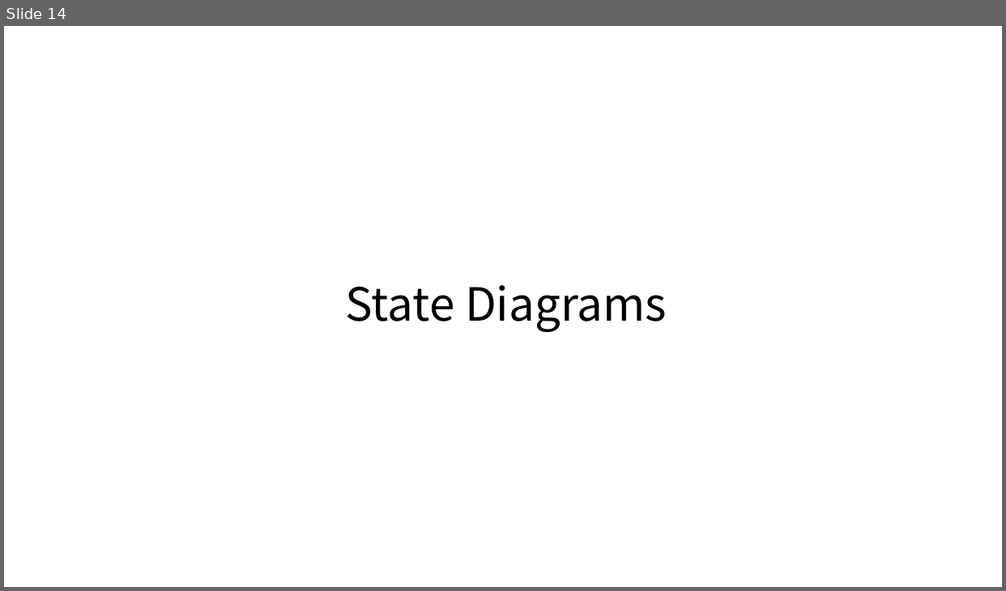
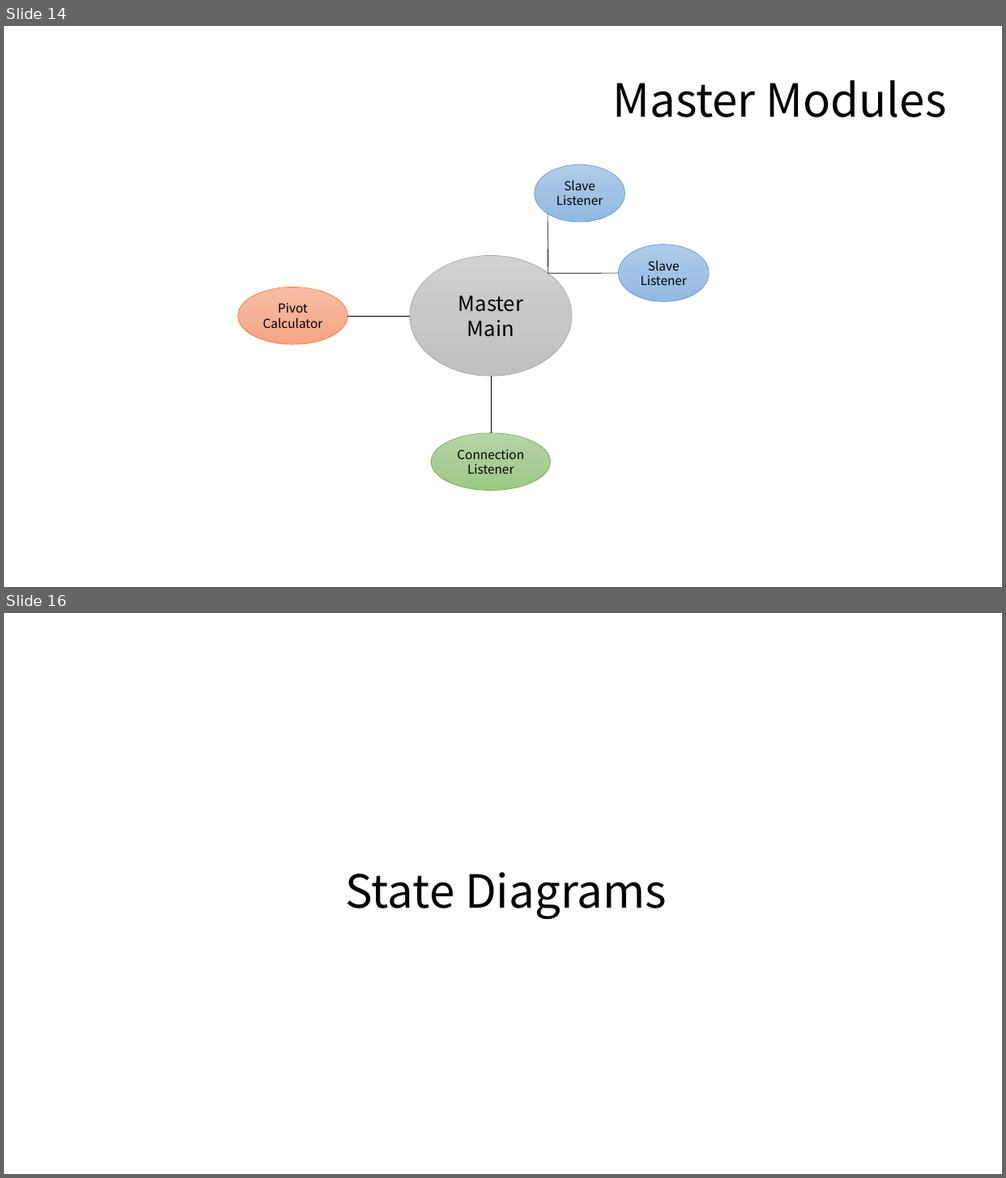
Before and after one commit to Eyebrowmoon/CS490, a slide deck: project.pptx. Shown one above the other, each under a label of ours: slide 14 before the commit, slides 14 and 16 after it; the slides between them are not shown. The pictures are 1006x591 and 1006x1178 pixels, drawn with LibreOffice and Linux fonts; fonts in the diff are those of the drawing. Boxes give left, top, right and bottom in pixels: in the first picture for what was removed or moved away, otherwise in the second. Text is boxed around its words. In the diff, an @@ line names an element or a change of style, - is before the commit and + after.

Commit message:
+ Module relation

```diff
--- a/project.pptx
+++ b/project.pptx
@@ slide 14 added at (4,26,1002,587), background #FFFFFF @@
@@ title added at (612,80,946,118), 44 pt, text #000000 @@
+Master Modules
@@ ellipse added at (535,165,625,222), fill gradient #B1CBE9 to #A3C1E5 to #93B9E4, outline #5B9BD5 0.5 pt, 12 pt, text #000000 @@
+Slave
+Listener
@@ line added from (548, 214) to (548, 273), #000000 0.5 pt @@
@@ ellipse added at (410,256,572,377), fill gradient #D2D2D2 to #C8C8C8 to #C0C0C0, outline #A5A5A5 0.5 pt, 20 pt, text #000000 @@
+Master
+Main
@@ ellipse added at (619,245,710,302), fill gradient #B1CBE9 to #A3C1E5 to #93B9E4, outline #5B9BD5 0.5 pt, 12 pt, text #000000 @@
+Slave
+Listener
@@ ellipse added at (237,288,347,345), fill gradient #F7BDA5 to #F5B196 to #F8A582, outline #ED7D31 0.5 pt, 12 pt, text #000000 @@
+Pivot
+Calculator
@@ line added from (619, 273) to (548, 273), #000000 0.5 pt @@
@@ line added from (347, 316) to (410, 316), #000000 0.5 pt @@
@@ line added from (491, 433) to (491, 377), #000000 0.5 pt @@
@@ ellipse added at (432,433,551,491), fill gradient #B5D5A7 to #AACE9A to #9CC987, outline #70AD47 0.5 pt, 12 pt, text #000000 @@
+Connection
+Listener
@@ what was slide 14 is now slide 16 @@
```
Also in this commit, not shown: 5 slides changed, 1 other slide added.
